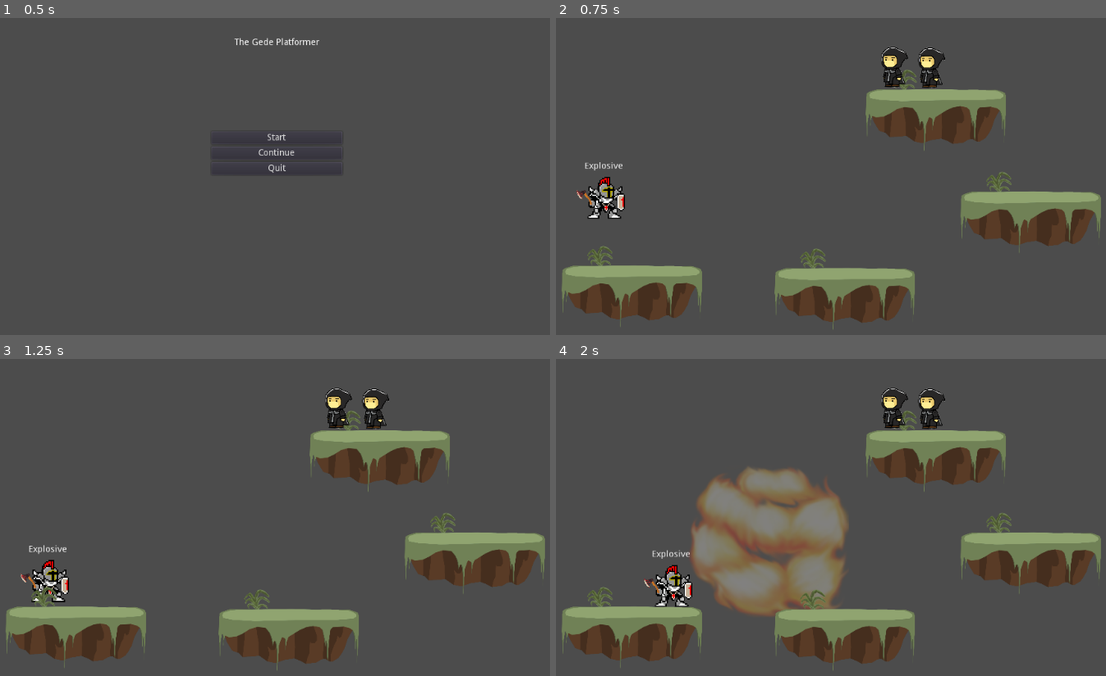
Above: before the commit, frames 1-4 (two rows, left to right).
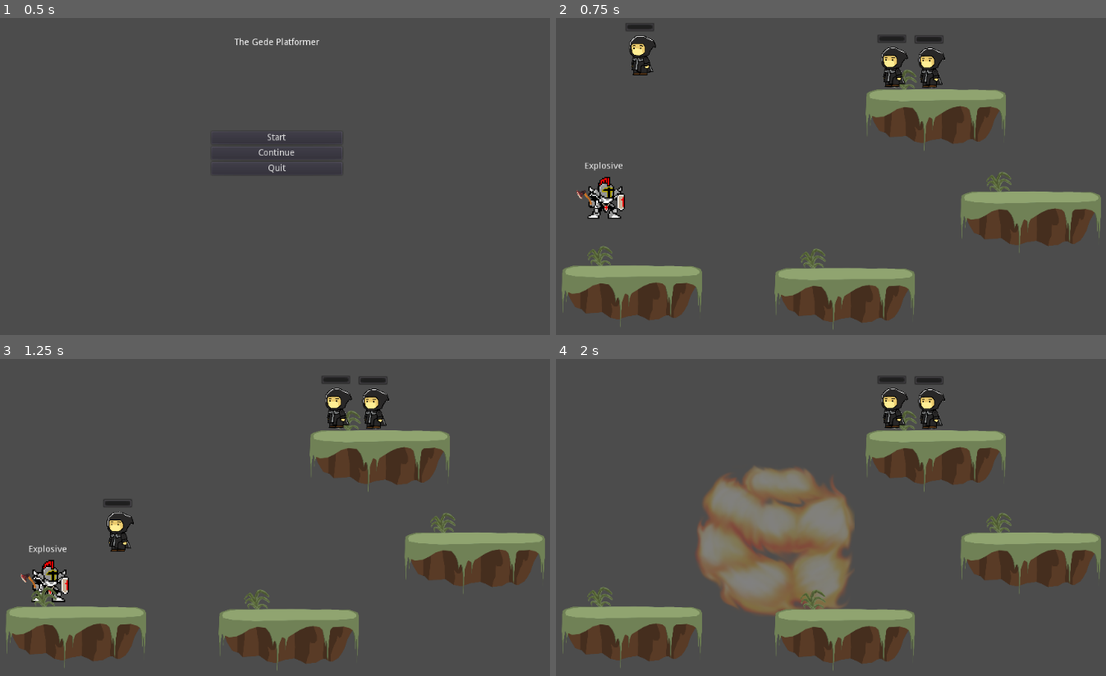
Above: after the commit, the same moments.

Repository: ghosalya/the-gede-platformer
Game: Godot game, scene res://main.tscn
Two runs of this game, one before a commit and one after it. Both use one fixed random seed, a clock stepped at 60 frames per second and the inputs below.
Inputs (mouse positions are in pixels of both pictures, inside the frame that each line leads up to):
- Up to frame 1 (0.5 s): no input
- Up to frame 2 (0.75 s): click "Start" at 0.5 s
- Up to frame 3 (1.25 s): no input
- Up to frame 4 (2 s): move the mouse to (979, 476) at 1.27 s; hold Right (ui_right) from 1.28 s (still down); click (979, 476) at 1.35 s; tap Space (player_jump) at 1.52, 1.55, 1.82 s

Frame 1 is identical in both runs. In frame 2, 0.7% of the frame differs, in the area x 12-71%, y 1-19%; in frame 3, 0.7%; in frame 4, 3.3%, in the area x 15-71%, y 5-81%.

Commit message:
Improved basic controls, added path following enemy

Diff:
--- a/src/project.godot
+++ b/src/project.godot
@@ -8,9 +8,20 @@
 
 config_version=4
 
-_global_script_classes=[  ]
+_global_script_classes=[ {
+"base": "Unit",
+"class": "Enemy",
+"language": "GDScript",
+"path": "res://scripts/enemy.gd"
+}, {
+"base": "KinematicBody2D",
+"class": "Unit",
+"language": "GDScript",
+"path": "res://scripts/unit.gd"
+} ]
 _global_script_class_icons={
-
+"Enemy": "",
+"Unit": ""
 }
 
 [application]
--- /dev/null
+++ b/src/scenes/PathWalker2D.gd
@@ -0,0 +1,9 @@
+extends Node2D
+
+
+export(float) var SPEED = 0.0;
+
+
+func _physics_process(delta):
+	var p: PathFollow2D = get_parent();
+	p.set_offset(p.get_offset() + delta * SPEED);
--- /dev/null
+++ b/src/scenes/PathWalker2D.tscn
@@ -0,0 +1,6 @@
+[gd_scene load_steps=2 format=2]
+
+[ext_resource path="res://scenes/PathWalker2D.gd" type="Script" id=1]
+
+[node name="PathWalker2D" type="Node2D"]
+script = ExtResource( 1 )
--- a/src/scenes/levels/tryscene.tscn
+++ b/src/scenes/levels/tryscene.tscn
@@ -1,8 +1,14 @@
-[gd_scene load_steps=4 format=2]
+[gd_scene load_steps=6 format=2]
 
-[ext_resource path="res://scenes/units/player.tscn" type="PackedScene" id=1]
+[ext_resource path="res://scenes/units/player/player.tscn" type="PackedScene" id=1]
 [ext_resource path="res://scenes/levels/objects/ShortPlatform.tscn" type="PackedScene" id=2]
-[ext_resource path="res://scenes/units/Dummy.tscn" type="PackedScene" id=3]
+[ext_resource path="res://scenes/units/enemy/dummy/dummy.tscn" type="PackedScene" id=3]
+[ext_resource path="res://scenes/PathWalker2D.tscn" type="PackedScene" id=4]
+
+[sub_resource type="Curve2D" id=1]
+_data = {
+"points": PoolVector2Array( 0, 0, 0, 0, 294.208, 102.848, 0, 0, 0, 0, 178.972, 167.114, 0, 0, 0, 0, 277.587, 383.18, 0, 0, 0, 0, 494.762, 302.294, 0, 0, 0, 0, 510.274, 219.191, 0, 0, 0, 0, 501.41, 127.224, 0, 0, 0, 0, 386.175, 144.953, 0, 0, 0, 0, 294.208, 102.848 )
+}
 
 [node name="Level" type="Node2D"]
 
@@ -36,3 +42,14 @@
 
 [node name="Dummy2" parent="." instance=ExtResource( 3 )]
 position = Vector2( 665, 167 )
+
+[node name="Path2D" type="Path2D" parent="."]
+curve = SubResource( 1 )
+
+[node name="PathFollow2D" type="PathFollow2D" parent="Path2D"]
+rotate = false
+
+[node name="PathWalker2D" parent="Path2D/PathFollow2D" instance=ExtResource( 4 )]
+SPEED = 500.0
+
+[node name="Dummy" parent="Path2D/PathFollow2D/PathWalker2D" instance=ExtResource( 3 )]
--- a/src/scenes/projectile/explosive_rad.tscn
+++ b/src/scenes/projectile/explosive_rad.tscn
@@ -9,7 +9,7 @@
 [node name="Area2D" type="Area2D"]
 script = ExtResource( 2 )
 
-[node name="explode_radius" type="Sprite" parent="."]
+[node name="sprite" type="Sprite" parent="."]
 scale = Vector2( 0.7, 0.7 )
 texture = ExtResource( 1 )
 
--- /dev/null
+++ b/src/scenes/units/UnitStatus.gd
@@ -0,0 +1,6 @@
+extends Control
+
+
+func on_health_change(health, maxHealth):
+	$HealthBar.value = health;
+	$HealthBar.max_value = maxHealth;
--- /dev/null
+++ b/src/scenes/units/UnitStatus.tscn
@@ -0,0 +1,19 @@
+[gd_scene load_steps=2 format=2]
+
+[ext_resource path="res://scenes/units/UnitStatus.gd" type="Script" id=1]
+
+[node name="UnitStatus" type="Control"]
+anchor_right = 1.0
+anchor_bottom = 1.0
+script = ExtResource( 1 )
+__meta__ = {
+"_edit_use_anchors_": false
+}
+
+[node name="HealthBar" type="ProgressBar" parent="."]
+margin_right = 46.0
+margin_bottom = 14.0
+percent_visible = false
+__meta__ = {
+"_edit_use_anchors_": false
+}
--- a/src/scenes/units/Dummy.tscn
+++ b/src/scenes/units/enemy/dummy/dummy.tscn
@@ -1,18 +1,25 @@
-[gd_scene load_steps=3 format=2]
+[gd_scene load_steps=4 format=2]
 
-[ext_resource path="res://assets/PinClipart.com_evil-clip-art_907020.png" type="Texture" id=1]
-[ext_resource path="res://scripts/enemies/enemy.gd" type="Script" id=2]
-
+[ext_resource path="res://scripts/enemy.gd" type="Script" id=1]
+[ext_resource path="res://assets/PinClipart.com_evil-clip-art_907020.png" type="Texture" id=2]
+[ext_resource path="res://scenes/units/UnitStatus.tscn" type="PackedScene" id=3]
 
 [node name="Dummy" type="Node2D"]
 
 [node name="KinematicBody2D" type="KinematicBody2D" parent="."]
-script = ExtResource( 2 )
+script = ExtResource( 1 )
 
 [node name="PinClipartcom_evil-clip-art_907020" type="Sprite" parent="KinematicBody2D"]
 position = Vector2( 0.133376, -0.627929 )
 scale = Vector2( 0.0806358, 0.0806358 )
-texture = ExtResource( 1 )
+texture = ExtResource( 2 )
 
 [node name="CollisionPolygon2D" type="CollisionPolygon2D" parent="KinematicBody2D"]
 polygon = PoolVector2Array( -15.1681, 0.139751, -18.8394, -1.95815, -21.287, -9.82525, -20.2513, -21.1118, -9.51939, -3 …(211 unchanged characters)…
+
+[node name="UnitStatus" parent="KinematicBody2D" instance=ExtResource( 3 )]
+margin_left = -26.9044
+margin_top = -51.7654
+margin_right = -26.9044
+margin_bottom = -51.7654
+[connection signal="on_health_change" from="KinematicBody2D" to="KinematicBody2D/UnitStatus" method="on_health_change"]
--- a/src/scripts/player_controller.gd
+++ b/src/scenes/units/player/player.gd
@@ -1,67 +1,53 @@
-extends KinematicBody2D
+extends Unit
 
 
-# Declare member variables here.
-const GRAVITY = 300.0
-const WALK_SPEED = 150
+const GRAVITY: float = 300.0;
+const WALK_SPEED: float = 300.0;
+const JUMP_SPEED: float = 350.0;
 const EXPLOSIVE_PROJECTILE = preload("res://scenes/projectile/explosive_proj.tscn")
 const BOOMERANG_PROJECTILE = preload("res://scenes/projectile/boomerang.tscn")
+const PROJECTILE_OFFSET: float = 60.0;
+const NORMAL: Vector2 = Vector2(0, -1);
 
-var PROJECTILE = null
+var PROJECTILE = null;
 
+var velocity: Vector2 = Vector2(0, 0);
+var can_attack = true;
 
-var facing = 1
-var can_attack = true
-var axe_sprite = null
-var atk_label = null
-
-var velocity = Vector2()
 
 # Called when the node enters the scene tree for the first time.
 func _ready():
-	set_meta("type", "player")
-	axe_sprite = get_child(1)
-	atk_label = get_child(3)
-	PROJECTILE = EXPLOSIVE_PROJECTILE
+	set_meta("type", "player");
+	PROJECTILE = EXPLOSIVE_PROJECTILE;
 
 
 func _physics_process(delta):
 
-	process_gravity(delta)
-	process_movement(delta)
-	process_jump()
-	process_attack_loadout()
-	process_atk()
-	axe_sprite.visible = can_attack
-	# The second parameter of "move_and_slide" is the normal pointing up.
-	# In the case of a 2D platformer, in Godot, upward is negative y, which translates to -1 as a normal.
-	move_and_slide(velocity, Vector2(0, -1))
+	process_attack_loadout();
+	process_atk();
+	$Sprite/Weapon.visible = can_attack;
 
+	process_movement(delta);
 
-func process_gravity(delta):
-	if not is_on_floor():
-		velocity.y += delta * GRAVITY
-	else:
-		velocity.y = 0
+	if velocity.x != 0:
+		$Sprite.scale.x = -sign(velocity.x) * abs($Sprite.scale.x);
 
 
 func process_movement(delta):
+
+	velocity.y += delta * GRAVITY;
+
 	if Input.is_action_pressed("ui_left"):
-		velocity.x = -WALK_SPEED
-		if facing == 1:
-			facing = -1
-			scale.x = -1
+		velocity.x = -WALK_SPEED;
 	elif Input.is_action_pressed("ui_right"):
-		velocity.x =  WALK_SPEED
-		if facing == -1:
-			facing = 1
-			scale.x = -1
+		velocity.x = WALK_SPEED;
 	else:
-		velocity.x = 0
+		velocity.x = 0;
 
-func process_jump():
+	velocity = move_and_slide(velocity, NORMAL);
+
 	if Input.is_action_just_pressed("player_jump") and is_on_floor():
-		velocity.y += -300
+		velocity.y -= JUMP_SPEED;
 
 
 func process_atk():
@@ -75,7 +61,7 @@
 
 
 func get_projectile_spawn_pos():
-	return position + (get_global_mouse_position() - global_position).normalized() * 60
+	return position + (get_global_mouse_position() - global_position).normalized() * PROJECTILE_OFFSET
 
 
 func process_attack_loadout():
@@ -92,6 +78,6 @@
 
 	# change text
 	if PROJECTILE == EXPLOSIVE_PROJECTILE:
-		atk_label.text = "Explosive"
+		$Label.text = "Explosive"
 	if PROJECTILE == BOOMERANG_PROJECTILE:
-		atk_label.text = "Boomerang"
+		$Label.text = "Boomerang"
--- a/src/scenes/units/player.tscn
+++ b/src/scenes/units/player/player.tscn
@@ -1,22 +1,22 @@
 [gd_scene load_steps=4 format=2]
 
-[ext_resource path="res://assets/hiclipart.com.png" type="Texture" id=1]
-[ext_resource path="res://scripts/player_controller.gd" type="Script" id=2]
-[ext_resource path="res://assets/PinClipart.com_ax-clipart_521463.png" type="Texture" id=3]
+[ext_resource path="res://scenes/units/player/player.gd" type="Script" id=1]
+[ext_resource path="res://assets/PinClipart.com_ax-clipart_521463.png" type="Texture" id=2]
+[ext_resource path="res://assets/hiclipart.com.png" type="Texture" id=3]
 
 [node name="Player" type="Node2D"]
 
 [node name="PlayerBody" type="KinematicBody2D" parent="."]
-script = ExtResource( 2 )
+script = ExtResource( 1 )
 
 [node name="Sprite" type="Sprite" parent="PlayerBody"]
 scale = Vector2( -0.1, 0.1 )
-texture = ExtResource( 1 )
+texture = ExtResource( 3 )
 
-[node name="ReadySprite" type="Sprite" parent="PlayerBody"]
-position = Vector2( -27.4103, -3.3766 )
-scale = Vector2( -0.02, 0.02 )
-texture = ExtResource( 3 )
+[node name="Weapon" type="Sprite" parent="PlayerBody/Sprite"]
+position = Vector2( 274.103, -33.766 )
+scale = Vector2( 0.2, 0.2 )
+texture = ExtResource( 2 )
 
 [node name="CollisionPolygon2D" type="CollisionPolygon2D" parent="PlayerBody"]
 polygon = PoolVector2Array( -22.3732, 29.4785, 29.8179, 30.1563, 35.9182, 14.7927, 36.1441, -7.12307, 31.3994, -20.2273 …(311 unchanged characters)…
--- a/src/scripts/enemies/enemy.gd
+++ /dev/null
@@ -1,25 +0,0 @@
-extends KinematicBody2D
-
-# Declare member variables here. Examples:
-# var a = 2
-# var b = "text"
-var maxHealth = 2
-var health = 0
-
-
-# Called when the node enters the scene tree for the first time.
-func _ready():
-	set_meta("type", "enemy")
-	health = maxHealth
-
-
-func take_damage(dmg_amount):
-	health -= dmg_amount
-
-	if health <= 0:
-		get_parent().remove_child(self)
-
-
-# Called every frame. 'delta' is the elapsed time since the previous frame.
-#func _process(delta):
-#	pass
--- /dev/null
+++ b/src/scripts/enemy.gd
@@ -0,0 +1,9 @@
+extends Unit
+
+
+class_name Enemy
+
+
+func _ready():
+	set_meta("type", "enemy");
+	._ready();
--- a/src/scripts/projectile/boomerang.gd
+++ b/src/scripts/projectile/boomerang.gd
@@ -30,7 +30,7 @@
 	if unit_hit:
 		if "type" in unit_hit.collider.get_meta_list():
 			if unit_hit.collider.get_meta("type") == "enemy":
-				unit_hit.collider.take_damage(1)
+				unit_hit.collider.damage(1)
 
 				# TODO: implement going through enemies and remove the
 				#		"return on hit" implementation
--- a/src/scripts/projectile/explode_rad.gd
+++ b/src/scripts/projectile/explode_rad.gd
@@ -1,21 +1,12 @@
 extends Area2D
 
 
-# Declare member variables here. Examples:
 const FADE_SPEED = 3
 const DAMAGE = 3
 
+
 var PLAYER = null
 var visible_factor = 1.0
-
-var sprite = null
-var collider = null
-
-
-# Called when the node enters the scene tree for the first time.
-func _ready():
-	sprite = get_child(0)
-	collider = get_child(1)
 
 
 func damage_units_in_radius():
@@ -25,18 +16,14 @@
 	for i in range(0, units_in_range.size()):
 		var unit_hit = units_in_range[i]
 		if "type" in unit_hit.get_meta_list():
-			if unit_hit.get_meta("type") == "enemy":
-				unit_hit.take_damage(DAMAGE)
-			if unit_hit.get_meta("type") == "player":
-				unit_hit.get_parent().remove_child(unit_hit)
+			unit_hit.damage(DAMAGE);
 
 
-# Called every frame. 'delta' is the elapsed time since the previous frame.
 func _process(delta):
-	damage_units_in_radius()
+	damage_units_in_radius();
 
 	visible_factor -= FADE_SPEED * delta
-	sprite.modulate = Color(1, 1, 1, visible_factor)
+	$sprite.modulate = Color(1, 1, 1, visible_factor)
 
 	if visible_factor <= 0:
 		get_parent().remove_child(self)
--- /dev/null
+++ b/src/scripts/unit.gd
@@ -0,0 +1,29 @@
+extends KinematicBody2D
+
+
+class_name Unit
+
+
+signal on_health_change(health, maxHealth);
+
+
+var maxHealth = 10;
+var health = 10;
+
+
+func _ready():
+	health = maxHealth;
+
+	emit_signal("on_health_change", health, maxHealth);
+
+
+func damage(amount: float):
+	health -= amount;
+	emit_signal("on_health_change", health, maxHealth);
+
+	if health <= 0:
+		die();
+
+
+func die():
+	queue_free();
